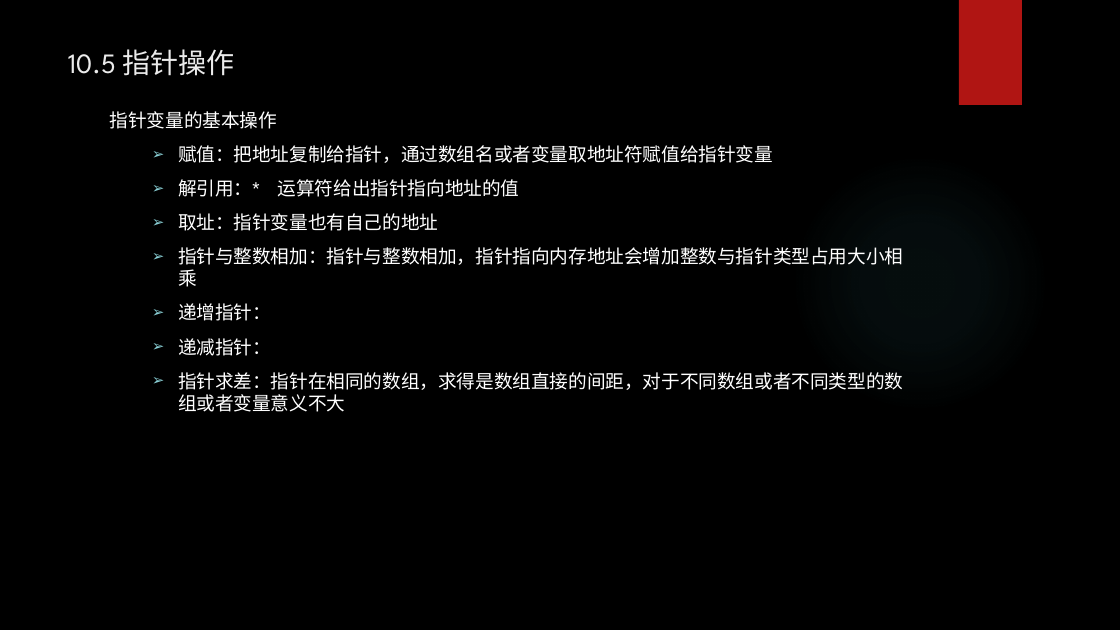
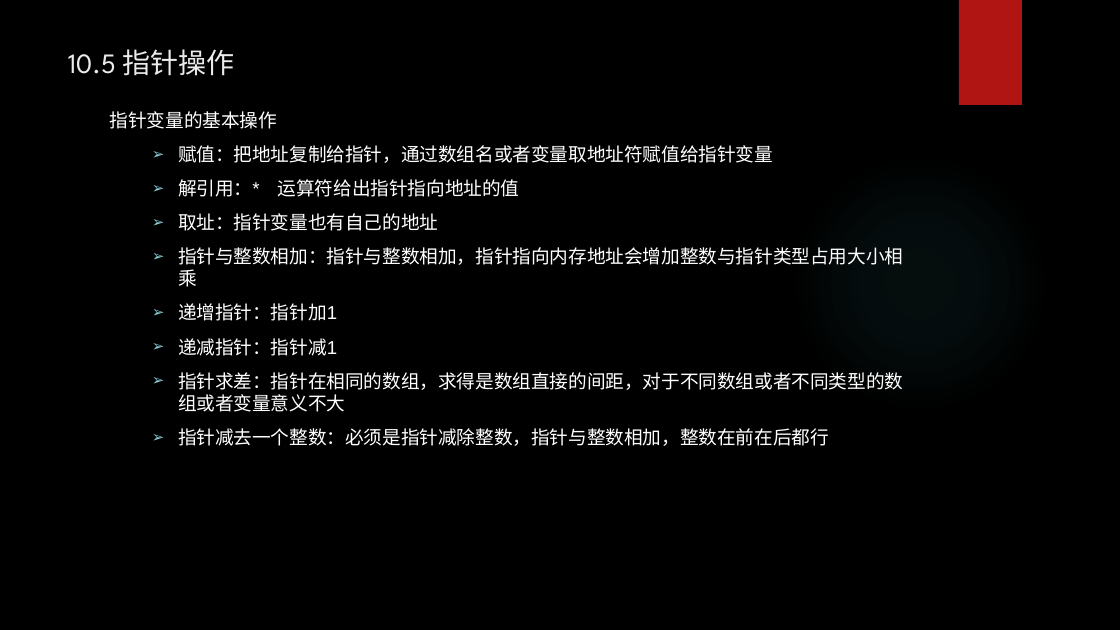
Before and after one commit to tsyin/c_ppt-code, a slide deck: slide 9 of 10数组和指针.pptx. Drawn at 1120x630 pixels with LibreOffice and Linux fonts; fonts in the diff are those of the drawing; background and template pictures are left out. Boxes give left, top, right and bottom in pixels: in the first picture for what was removed or moved away, otherwise in the second. Text is boxed around its words. In the diff, an @@ line names an element or a change of style, - is before the commit and + after.

```diff
--- a/10数组和指针.pptx
+++ b/10数组和指针.pptx
@@ text at (178, 303, 337, 356): text changed @@
-  ➢ 递增指针：
-  ➢ 递减指针：
+  ➢ 递增指针：指针加1
+  ➢ 递减指针：指针减1
@@ text at (178, 428, 829, 446): paragraph added @@
+  ➢ 指针减去一个整数：必须是指针减除整数，指针与整数相加，整数在前在后都行
```
Also in this commit, not shown: 3 slides added, 2 other files.
